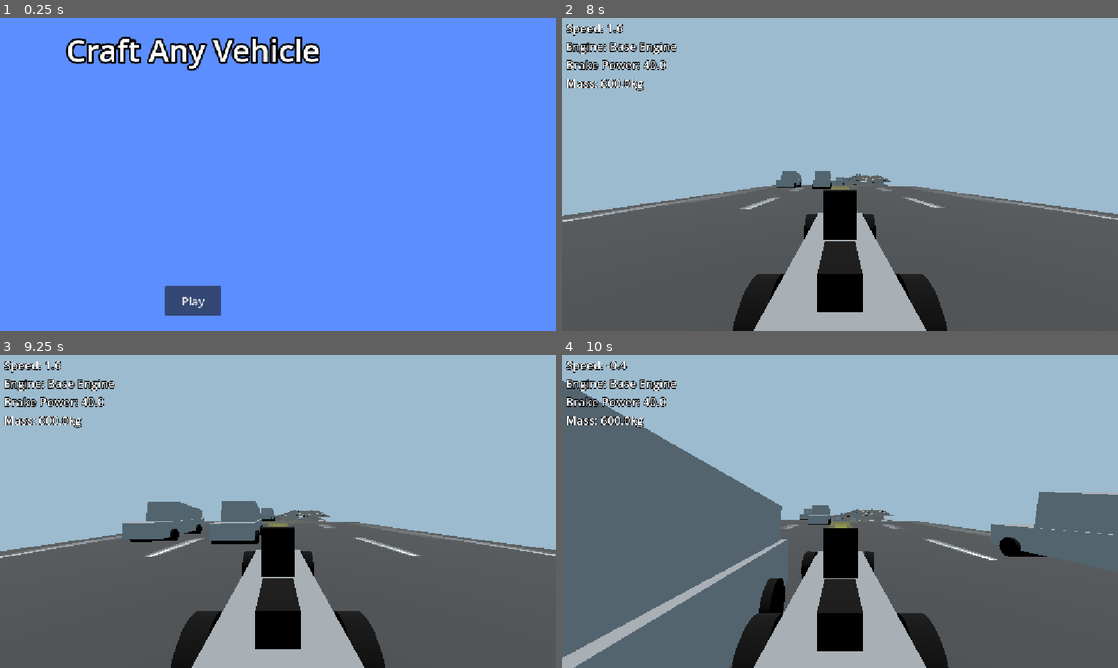
Above: before the commit, frames 1-4 (two rows, left to right).
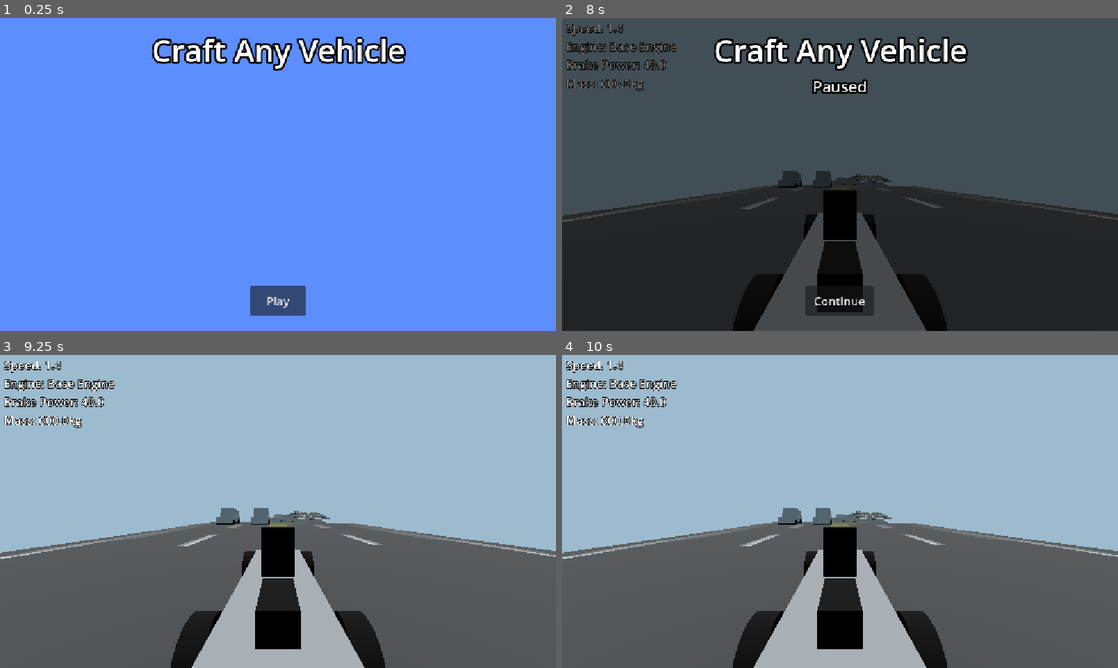
Above: after the commit, the same moments.

Repository: bladeclickers/craft_any_vehicle
Game: Godot game, scene res://scenes/start.tscn
Same seed, same stepped clock (60 frames per second), same inputs: the game is played once before the commit and once after it. Sound files missing from this copy of the repository are replaced by a short silence.
Inputs (mouse positions are in pixels of both pictures, inside the frame that each line leads up to):
- Up to frame 1 (0.25 s): no input
- Up to frame 2 (8 s): click "Play" at 0.5 s; click "Play" at 1.25 s; tap Enter at 2 s; move the mouse to (962, 158) at 2.02 s; hold Right (ui_right) 2.03-2.75 s; hold A (a) 2.03-2.75 s; click (962, 158) at 2.17 s; tap D (d) at 2.3, 5.3 s; drag from (728, 190) to (812, 237) at 2.77 s; move the mouse to (895, 105) at 3.52 s; hold Right (ui_right) 3.53-4.25 s; hold S (s) 3.53-4.25 s; tap W (w) at 3.8 s; drag from (812, 237) to (673, 127) at 4.27 s; move the mouse to (1006, 221) at 5.02 s; hold Left (ui_left) 5.03-5.75 s; hold A (a) 5.03-5.75 s; tap R (reset) at 5.65 s; drag from (673, 127) to (756, 96) at 5.77 s; click "Play" at 6.5 s; move the mouse to (867, 174) at 7.27 s; hold Down (ui_down) from 7.28 s (still down); hold W (w) from 7.28 s (still down); tap X (clear) at 7.35 s; click (867, 174) at 7.42 s; tap Escape (ui_cancel) at 7.9 s
- Up to frame 3 (9.25 s): release Down (ui_down) at 8 s; release W (w) at 8 s; click (278, 636) at 8 s, where only the run after the commit has a clickable "Continue"; drag from (194, 433) to (166, 527) at 8.77 s
- Up to frame 4 (10 s): move the mouse to (962, 495) at 9.52 s; hold Right (ui_right) from 9.53 s (still down); hold S (s) from 9.53 s (still down); tap D (d) at 9.8 s

The runs differ from the first frame. In frame 1, 5.6% of the frame differs, in the area x 11-73%, y 6-96%; in frame 2, 95%, in the area x 0-100%, y 0-100%; in frame 3, 2.9%; in frame 4, 18%.

Commit message:
fix a bunch of stuff + add pause menu

Diff:
--- a/assets/scripts/controller.gd
+++ b/assets/scripts/controller.gd
@@ -1,6 +1,6 @@
 extends Node2D
 
-const CURSOR_SPEED = 800.0
+const CURSOR_SPEED = 600.0
 var virtual_mouse_pos := Vector2.ZERO
 
 var active_slider: Range = null
@@ -19,7 +19,7 @@
 		virtual_mouse_pos = get_viewport().get_mouse_position()
 
 	if active_slider and stick.length() > 0.0:
-		active_slider.value += stick.x * (active_slider.max_value - active_slider.min_value) * 0.5 * delta
+		active_slider.value += stick.x * (active_slider.max_value - active_slider.min_value) * 4 * delta
 
 	if Input.is_action_just_pressed("jp_select"):
 		active_slider = get_slider_at_position(get_tree().root, virtual_mouse_pos)
--- a/project.godot
+++ b/project.godot
@@ -162,6 +162,12 @@
 "events": [Object(InputEventJoypadButton,"resource_local_to_scene":false,"resource_name":"","device":-1,"button_index":1,"pressure":0.0,"pressed":false,"script":null)
 ]
 }
+pause={
+"deadzone": 0.2,
+"events": [Object(InputEventKey,"resource_local_to_scene":false,"resource_name":"","device":-1,"window_id":0,"alt_pressed":false,"shift_pressed":false,"ctrl_pressed":false,"meta_pressed":false,"pressed":false,"keycode":0,"physical_keycode":4194305,"key_label":0,"unicode":0,"location":0,"echo":false,"script":null)
+, Object(InputEventJoypadButton,"resource_local_to_scene":false,"resource_name":"","device":-1,"button_index":6,"pressure":0.0,"pressed":false,"script":null)
+]
+}
 
 [physics]
 
--- a/road_demos/demo_resources/actors/road_actor.gd
+++ b/road_demos/demo_resources/actors/road_actor.gd
@@ -104,6 +104,9 @@
 		if a.name == "car_size" or a.name == "brick_box":
 			return
 
+	if Globals.paused:
+		return
+
 	velocity.y = 0
 	var target_dir:Vector3 = get_input()
 	var target_velz = lerp(velocity.z, target_dir.z * target_speed, delta * acceleration)
--- a/road_demos/procedural_generator/procedural_generator.tscn
+++ b/road_demos/procedural_generator/procedural_generator.tscn
@@ -11,6 +11,7 @@
 [ext_resource type="Script" uid="uid://bajcvw38oymwm" path="res://road_demos/procedural_generator/road_actor_spawner.gd" id="8_8qnhs"]
 [ext_resource type="Theme" uid="uid://bos557pj10dx8" path="res://road_demos/demo_resources/demo_ui.theme" id="9_055ar"]
 [ext_resource type="Script" uid="uid://d1cr6iyajak8t" path="res://road_demos/procedural_generator/ui.gd" id="11_g68no"]
+[ext_resource type="PackedScene" uid="uid://bku3wq5tpotuk" path="res://scenes/pause.tscn" id="12_frqwa"]
 
 [sub_resource type="LabelSettings" id="LabelSettings_yk3vy"]
 font_size = 24
@@ -134,3 +135,6 @@
 
 [node name="WorldEnvironment" type="WorldEnvironment" parent="." unique_id=47546793]
 environment = SubResource("Environment_v4pga")
+
+[node name="Pause" parent="." unique_id=781328532 instance=ExtResource("12_frqwa")]
+visible = false
--- a/road_demos/procedural_generator/road_actor_spawner.gd
+++ b/road_demos/procedural_generator/road_actor_spawner.gd
@@ -1,3 +1,4 @@
+@tool
 extends Node3D
 
 ## simple RoadLane with override to despawn anyone assigned to it
--- a/scenes/editor.tscn
+++ b/scenes/editor.tscn
@@ -2,6 +2,7 @@
 
 [ext_resource type="PackedScene" uid="uid://carbat5rk66g0" path="res://assets/base_car.tscn" id="1_b1cmn"]
 [ext_resource type="Script" uid="uid://dtqa5iwsfqqvj" path="res://scripts/editor/editor.gd" id="1_pxqd5"]
+[ext_resource type="PackedScene" uid="uid://bku3wq5tpotuk" path="res://scenes/pause.tscn" id="2_5lcyj"]
 [ext_resource type="PackedScene" uid="uid://cgkap0vdvcq26" path="res://assets/controller.tscn" id="2_eqbpn"]
 [ext_resource type="Script" uid="uid://l5hgysxvqnos" path="res://assets/scripts/pivot.gd" id="3_ba0ut"]
 [ext_resource type="Script" uid="uid://byh3q8tqhceas" path="res://scripts/editor/property_pane.gd" id="4_q68jb"]
@@ -207,4 +208,7 @@
 max_value = 200.0
 value = 40.0
 
+[node name="Pause" parent="." unique_id=781328532 instance=ExtResource("2_5lcyj")]
+visible = false
+
 [connection signal="pressed" from="play" to="." method="_on_button_pressed"]
--- /dev/null
+++ b/scenes/pause.tscn
@@ -0,0 +1,64 @@
+[gd_scene format=3 uid="uid://bku3wq5tpotuk"]
+
+[ext_resource type="Script" uid="uid://ccje5yh0a2e27" path="res://scripts/pause.gd" id="1_aicil"]
+[ext_resource type="PackedScene" uid="uid://cgkap0vdvcq26" path="res://assets/controller.tscn" id="1_m0klm"]
+
+[sub_resource type="LabelSettings" id="LabelSettings_r1fnm"]
+font_size = 64
+outline_size = 16
+outline_color = Color(0.012617188, 0.012617188, 0.012617188, 1)
+
+[sub_resource type="LabelSettings" id="LabelSettings_m0klm"]
+font_size = 32
+outline_size = 16
+outline_color = Color(0.012617188, 0.012617188, 0.012617188, 1)
+
+[sub_resource type="Theme" id="Theme_wen6a"]
+default_font_size = 24
+
+[node name="Pause" type="Control" unique_id=781328532]
+layout_mode = 3
+anchors_preset = 15
+anchor_right = 1.0
+anchor_bottom = 1.0
+grow_horizontal = 2
+grow_vertical = 2
+script = ExtResource("1_aicil")
+
+[node name="Controller" parent="." unique_id=499365531 instance=ExtResource("1_m0klm")]
+
+[node name="ColorRect" type="ColorRect" parent="." unique_id=271710200]
+layout_mode = 0
+offset_right = 1152.0
+offset_bottom = 648.0
+color = Color(0, 0, 0, 0.58431375)
+
+[node name="Label" type="Label" parent="." unique_id=957348930]
+layout_mode = 0
+offset_left = 314.0
+offset_top = 22.0
+offset_right = 840.0
+offset_bottom = 110.0
+text = "Craft Any Vehicle"
+label_settings = SubResource("LabelSettings_r1fnm")
+
+[node name="Label2" type="Label" parent="." unique_id=334739078]
+layout_mode = 0
+offset_left = 519.0
+offset_top = 119.0
+offset_right = 635.0
+offset_bottom = 164.0
+text = "Paused"
+label_settings = SubResource("LabelSettings_m0klm")
+
+[node name="Button" type="Button" parent="." unique_id=1656622019]
+layout_mode = 0
+offset_left = 504.0
+offset_top = 555.0
+offset_right = 646.0
+offset_bottom = 617.0
+focus_mode = 0
+theme = SubResource("Theme_wen6a")
+text = "Continue"
+
+[connection signal="pressed" from="Button" to="." method="_on_button_pressed"]
--- a/scenes/start.tscn
+++ b/scenes/start.tscn
@@ -1,8 +1,7 @@
 [gd_scene format=3 uid="uid://bi8mnmbj2lhxc"]
 
 [ext_resource type="PackedScene" uid="uid://cgkap0vdvcq26" path="res://assets/controller.tscn" id="1_bodal"]
-[ext_resource type="Script" uid="uid://ck5qsnxqxmpt2" path="res://scripts/ui/label.gd" id="1_jaeev"]
-[ext_resource type="Script" uid="uid://b5kulm1wy0ifv" path="res://scripts/ui/button.gd" id="2_u80x2"]
+[ext_resource type="Script" uid="uid://72nd1nxcsrgg" path="res://scripts/ui/button.gd" id="2_u80x2"]
 
 [sub_resource type="LabelSettings" id="LabelSettings_e4klq"]
 font_size = 64
@@ -30,19 +29,18 @@
 
 [node name="Label" type="Label" parent="." unique_id=1440636304]
 layout_mode = 0
-offset_left = 289.0
+offset_left = 314.0
 offset_top = 22.0
-offset_right = 815.0
+offset_right = 840.0
 offset_bottom = 110.0
 text = "Craft Any Vehicle"
 label_settings = SubResource("LabelSettings_e4klq")
-script = ExtResource("1_jaeev")
 
 [node name="Button" type="Button" parent="." unique_id=827605143]
 layout_mode = 0
-offset_left = 526.0
+offset_left = 518.0
 offset_top = 555.0
-offset_right = 642.0
+offset_right = 634.0
 offset_bottom = 617.0
 focus_mode = 0
 theme = SubResource("Theme_f75wj")
--- a/scripts/base_car.gd
+++ b/scripts/base_car.gd
@@ -39,6 +39,8 @@
 	loaded = true
 
 func _physics_process(delta):
+	freeze = Globals.paused
+
 	if editor_mode:
 		for wheel in wheels:
 			wheel.find_child("StaticBody3D").find_child("CollisionShape3D").disabled = false
--- a/scripts/globals.gd
+++ b/scripts/globals.gd
@@ -1,6 +1,8 @@
 extends Node
 
 var money = 10000
+
+var paused = false
 
 var engine_type = "Base Engine"
 var engine_force = 400.0
--- /dev/null
+++ b/scripts/pause.gd
@@ -0,0 +1,12 @@
+extends Control
+
+func _ready() -> void:
+	pass
+
+func _process(_delta: float) -> void:
+	if Input.is_action_just_pressed("pause"):
+		Globals.paused = not Globals.paused
+		visible = not visible
+
+func _on_button_pressed() -> void:
+	visible = false
--- a/scripts/ui/button.gd
+++ b/scripts/ui/button.gd
@@ -1,7 +1,4 @@
 extends Button
-
-func _ready() -> void:
-	position.x = (get_window().size.x / 2.0) - size.x / 2.0
 
 func _on_pressed() -> void:
 	Transition.change_scene("res://scenes/editor.tscn")
--- a/scripts/ui/label.gd
+++ /dev/null
@@ -1,4 +0,0 @@
-extends Label
-
-func _ready() -> void:
-	position.x = (get_window().size.x / 2.0) - size.x / 2.0
Not shown, added: scripts/pause.gd.uid
Not shown, changed: scripts/ui/button.gd.uid
Not shown, removed: scripts/ui/label.gd.uid
Not shown, changed: TODO.md
